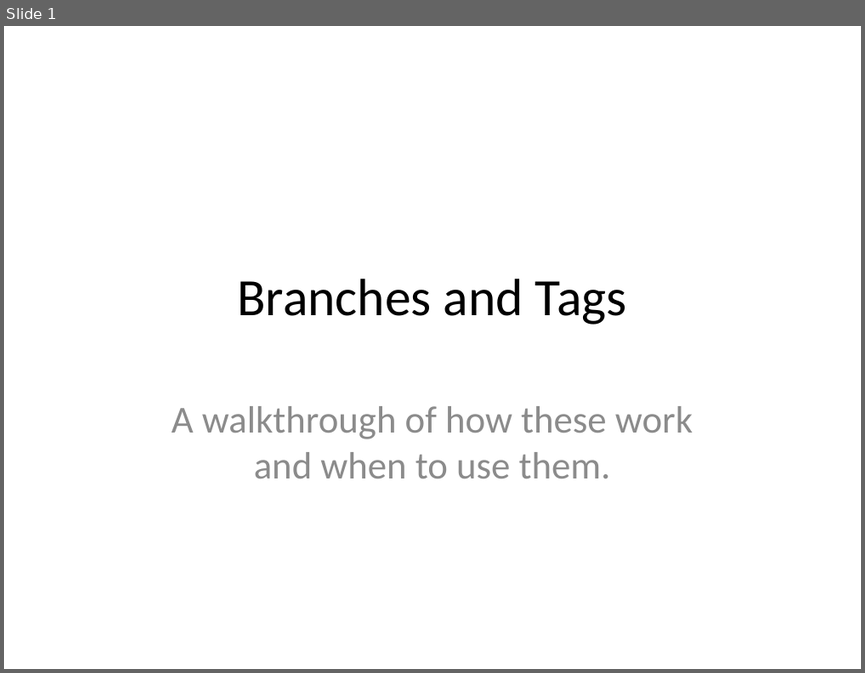
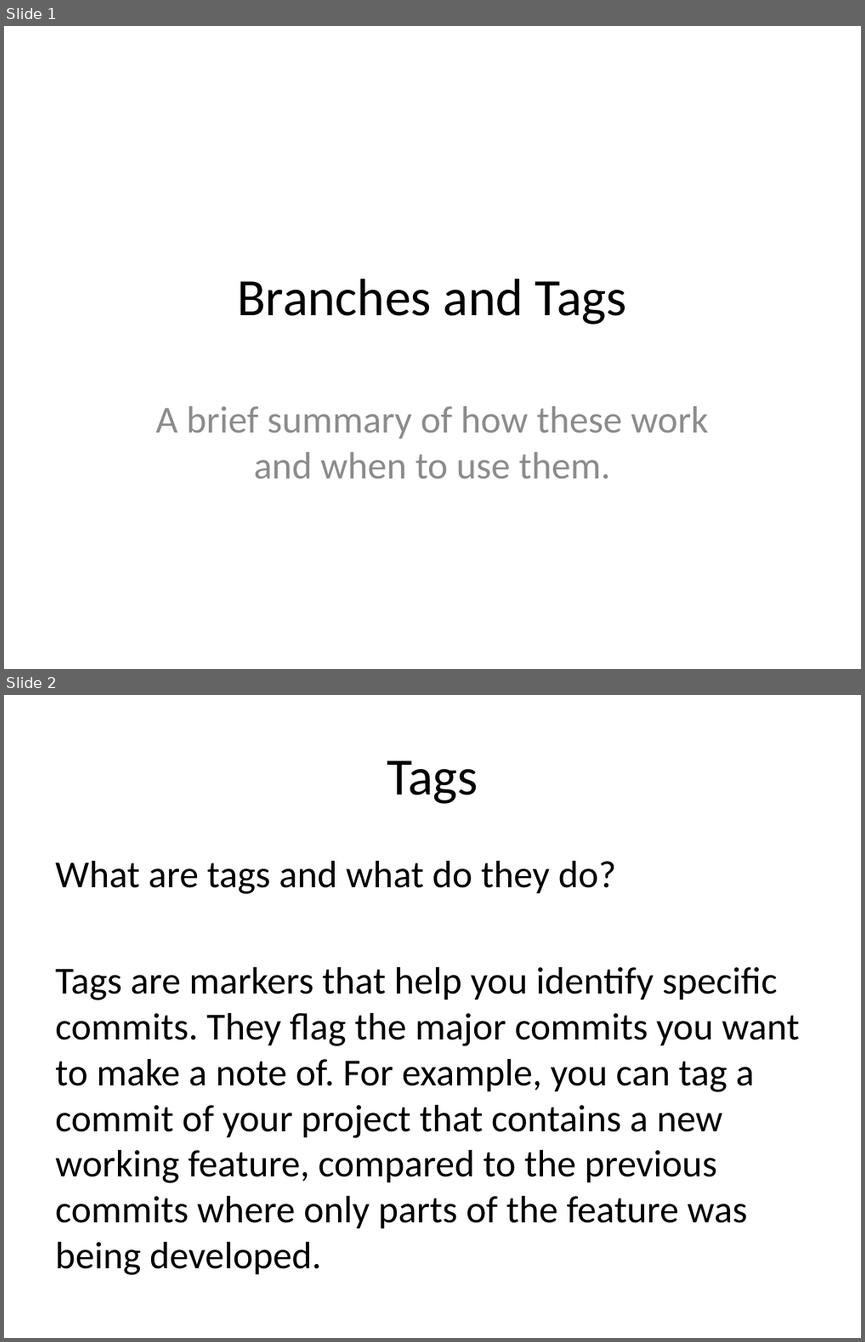
Before and after one commit to JaceTan/programming-notes, a slide deck: Branches and Tags.pptx. Shown one above the other, each under a label of ours: slide 1 before the commit, slides 1 and 2 after it. The pictures are 865x673 and 865x1342 pixels, drawn with LibreOffice and Linux fonts; fonts in the diff are those of the drawing. Boxes give left, top, right and bottom in pixels: in the first picture for what was removed or moved away, otherwise in the second. Text is boxed around its words. In the diff, an @@ line names an element or a change of style, - is before the commit and + after.

Commit message:
finished Tags section and half of the Branches section

```diff
--- a/Branches and Tags.pptx
+++ b/Branches and Tags.pptx
@@ slide 2 added at [4,695,861,1338], background #FFFFFF @@
@@ title added at [386,760,478,804], 44 pt, text #000000 @@
+Tags
@@ text added at [55,861,799,1275], 32 pt, text #000000 @@
+What are tags and what do they do?
+Tags are markers that help you identify specific commits. They flag the major commits you want to make a note of. For example, you can tag a commit of your project that contains a new working feature, compared to the previous commits where only parts of the feature was being developed.
@@ slide 1 changed as well @@
@@ subtitle at [156,406,708,478]: text changed @@
-A walkthrough of how these work and when to use them.
+A brief summary of how these work and when to use them.
```
Also in this commit, not shown: 3 other slides added, 4 slides removed.
